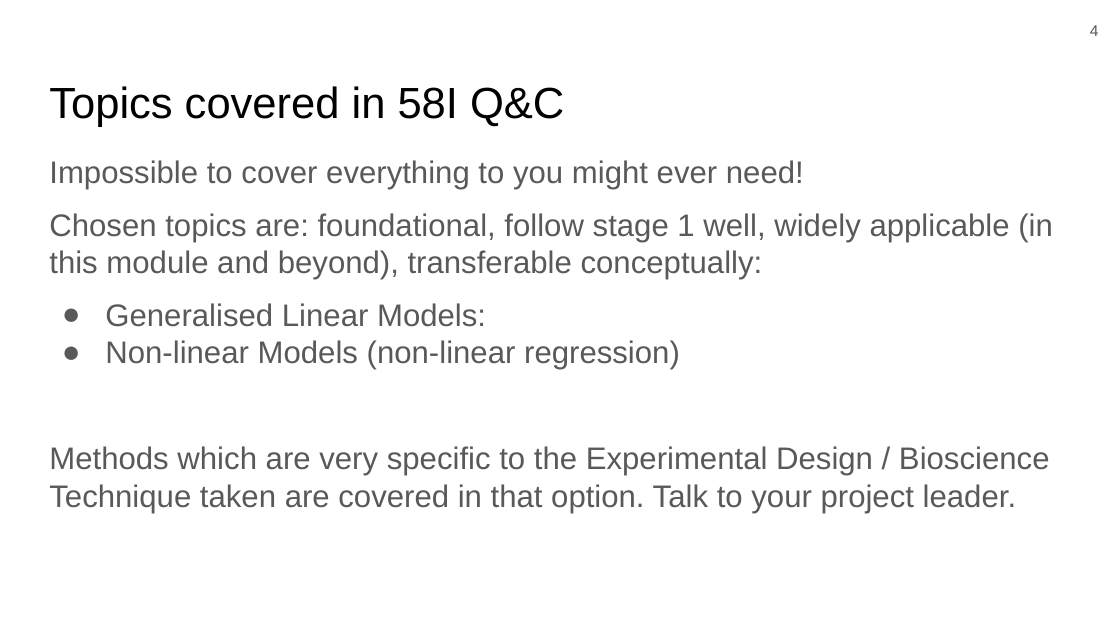
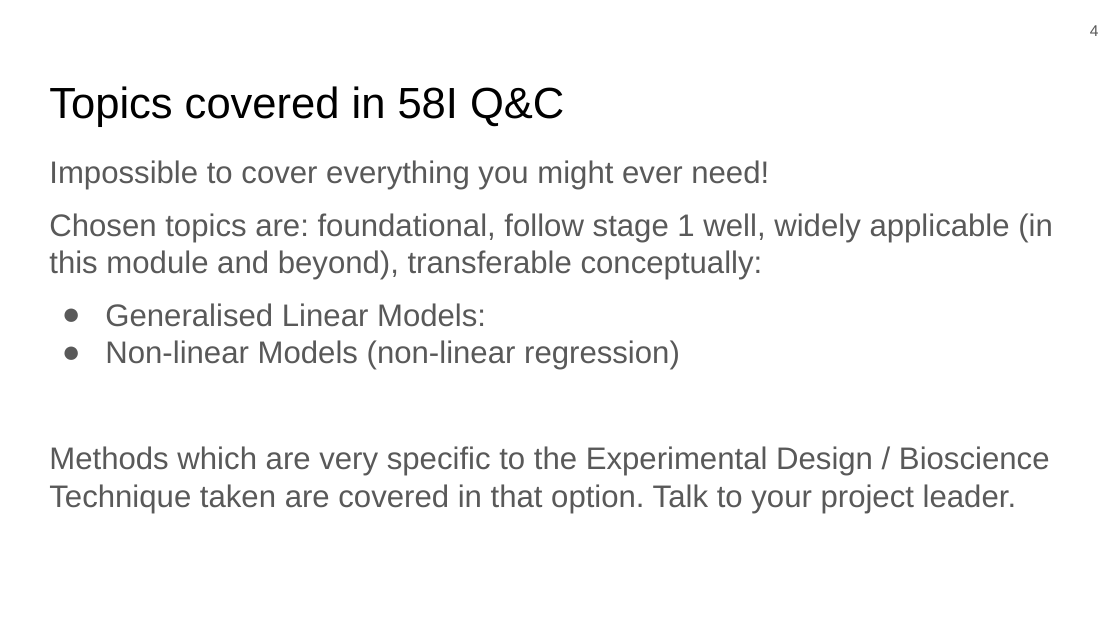
Before and after one commit to 3mmaRand/58I_quant_and_comp_2019, a slide deck: slide 4 of slides/introduction_2019.pptx. Drawn at 1120x630 pixels with LibreOffice and Linux fonts; fonts in the diff are those of the drawing; background and template pictures are left out. Boxes give left, top, right and bottom in pixels: in the first picture for what was removed or moved away, otherwise in the second. Text is boxed around its words. In the diff, an @@ line names an element or a change of style, - is before the commit and + after.

```diff
--- a/slides/introduction_2019.pptx
+++ b/slides/introduction_2019.pptx
@@ text at bbox=[49, 160, 769, 189]: text changed @@
-Impossible to cover everything to you might ever need!
+Impossible to cover everything you might ever need!
```
Also in this commit, not shown: 7 other slides changed, 4 other files.
